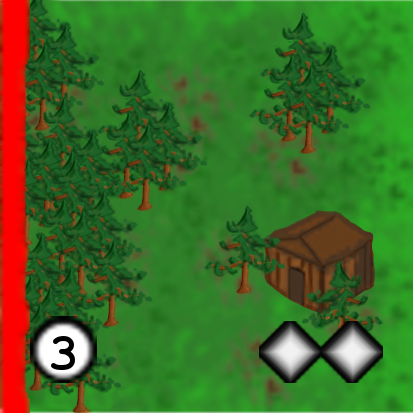
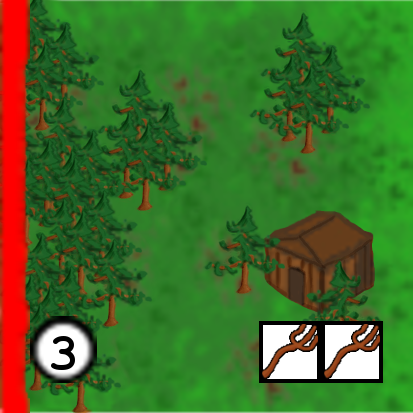
Layer changes from the first 413px x 413px image to the second:
added layer "Copia de Icono T1 Leva.png" above "Icono T1 Leva.png" over [259,321,321,383]
added layer "Icono T1 Leva.png" above "Copia de Icono Guardian.png" over [321,321,383,383]
